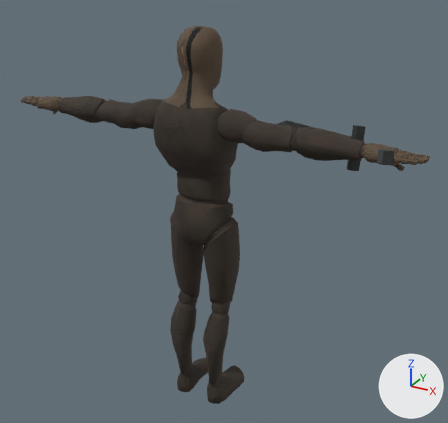
One commit to the glTF model models/hero.glb: the scene before it, then after it.
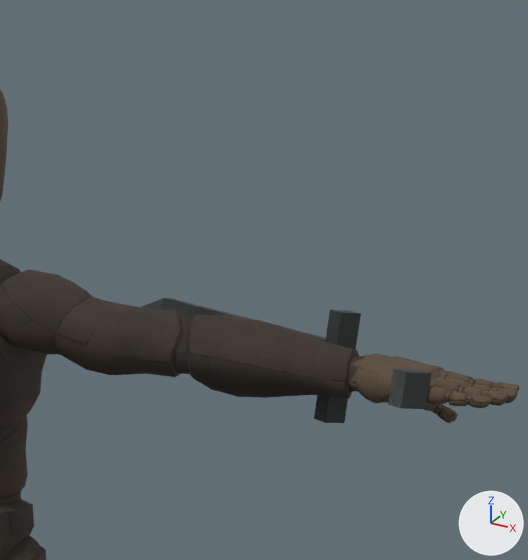
Each version is shown whole from a 50 mm camera at (1.35, -2.24, 2.14) aimed at (0.01, 0.19, 0.92), then close up on the part from 49% to 97% of the width and 0% to 54% of the height. The axes (+X, +Y, +Z) are drawn at lower right. The lights are the same throughout. The first two pictures are the older version. Where no turn or scale is listed for an object, it has been applied to the vertices. Vertices at exactly the same position are counted once.

The first close-up shows 'Mannequin'.
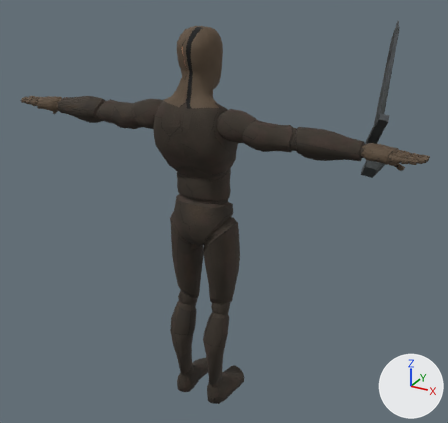
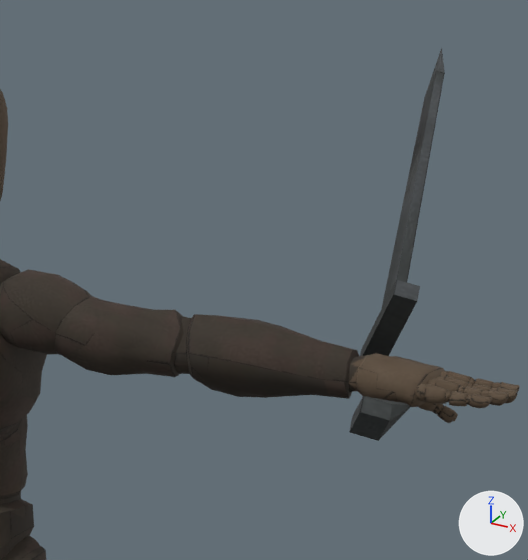
Where the change shows, as pixel boxes (x1, y1, x2, y2) in the close-ups (528 x 560 px; the box of a moved part takes in the faces that stretch with it):
'Mannequin', reshaped: before (0, 89, 519, 560); after (0, 48, 519, 560)
part 1 of me_mannequin, moved or reshaped: before (314, 310, 361, 423); after (360, 279, 420, 356)
part 2 of me_mannequin, moved or reshaped: before (141, 298, 326, 342); after (382, 48, 445, 307)
part 3 of me_mannequin, moved or reshaped: before (388, 369, 432, 409); after (349, 396, 410, 441)

Patch to the scene script:
```diff
--- a/models/hero.glb.py
+++ b/models/hero.glb.py
@@ me_mannequin @@
 # used by ob_mannequin; location = (0.001, 0.0, -0.014)
-me_mannequin.from_pydata(...)  # 7019 vertices, 13782 faces; spans x -0.97..0.97, y -0.16..0.38, z 0.0..1.83
-me_mannequin.vertices[6994].co = (0.86, -0.12, 1.47)  # pixel (431, 373)
-me_mannequin.vertices[6995].co = (0.86, -0.13, 1.42)  # pixel (425, 408)
-me_mannequin.vertices[6996].co = (0.83, -0.16, 1.42)  # pixel (400, 408)
-me_mannequin.vertices[6997].co = (0.83, -0.15, 1.47)  # pixel (406, 372)
-me_mannequin.vertices[6998].co = (0.84, -0.1, 1.46)  # pixel (418, 369)
-me_mannequin.vertices[7000].co = (0.81, -0.14, 1.42)  # pixel (387, 404)
-me_mannequin.vertices[7001].co = (0.81, -0.13, 1.47)  # pixel (393, 368)
+me_mannequin.from_pydata(...)  # 7019 vertices, 13782 faces; spans x -0.97..0.97, y -0.18..0.55, z 0.0..1.84
+# me_mannequin part 1: the loose piece of 8 vertices spanning x 0.67..0.72, y -0.06..0.02, z 1.34..1.51 is multiplied about its middle by the matrix ((0.69, 0.681, 0.246), (-0.455, 0.672, -0.584), (-0.563, 0.291, 0.773)), then moved by (0.07, 0.02, 0.07)
+# me_mannequin part 2: the loose piece of 9 vertices spanning x 0.18..0.69, y -0.02..0.38, z 1.33..1.46 is multiplied about its middle by the matrix ((0.69, 0.681, 0.246), (-0.455, 0.672, -0.584), (-0.563, 0.291, 0.773)), then moved by (0.27, 0.09, 0.28)
+# me_mannequin part 3
+me_mannequin.vertices[6994].co = (0.82, -0.16, 1.4)  # pixel (389, 420)
+me_mannequin.vertices[6995].co = (0.8, -0.14, 1.36)  # pixel (378, 440)
+me_mannequin.vertices[6996].co = (0.76, -0.15, 1.37)  # pixel (349, 432)
+me_mannequin.vertices[6997].co = (0.78, -0.18, 1.41)  # pixel (359, 411)
+me_mannequin.vertices[6998].co = (0.81, -0.14, 1.42)  # pixel (392, 404)
+me_mannequin.vertices[7000].co = (0.75, -0.13, 1.39)  # pixel (352, 416)
+me_mannequin.vertices[7001].co = (0.77, -0.15, 1.43)  # pixel (363, 395)
 me_mannequin.materials.append(mat_ds_hero_atlas)
```
